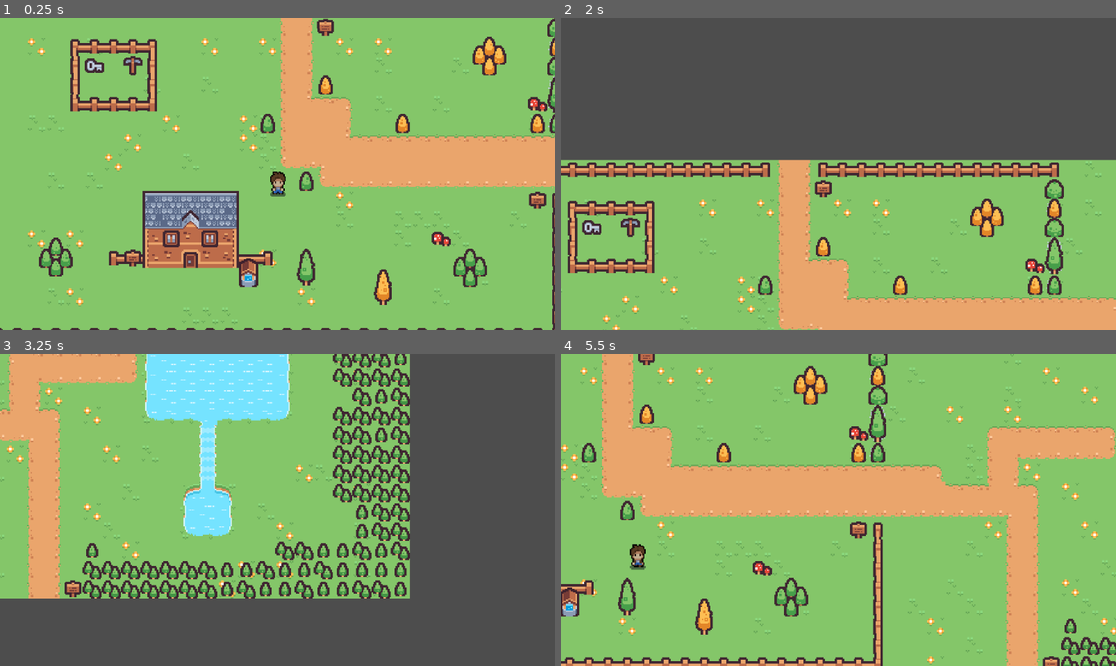
Above: before the commit, frames 1-4 (two rows, left to right).
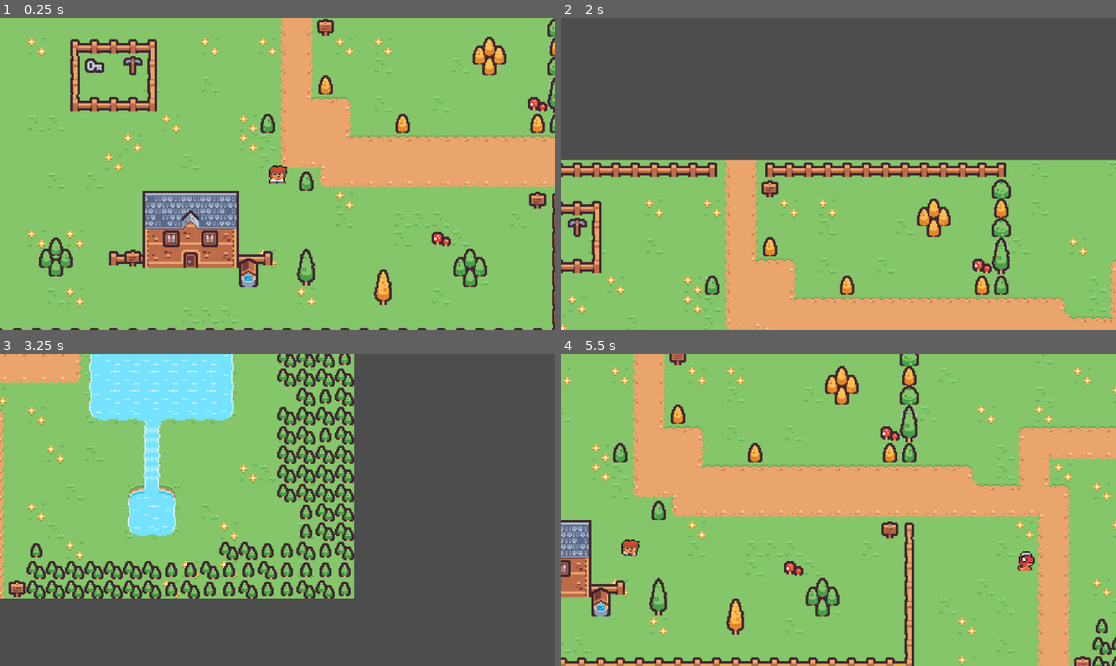
Above: after the commit, the same moments.

Repository: nicce/open-world
Game: Godot game, scene res://scenes/world.tscn
Same seed, same stepped clock (60 frames per second), same inputs: the game is played once before the commit and once after it.
Inputs:
- Up to frame 1 (0.25 s): no input
- Up to frame 2 (2 s): hold D (right) 0.53-1.28 s; hold T (shake) 0.53-1.28 s; hold S (down) from 1.28 s (still down); tap T (shake) at 1.35 s
- Up to frame 3 (3.25 s): release S (down) at 2.03 s; hold D (right) 2.03-2.78 s; hold T (shake) 2.03-2.78 s; hold W (up) from 2.78 s (still down); tap T (shake) at 2.85 s
- Up to frame 4 (5.5 s): release W (up) at 3.53 s; hold T (shake) 3.53-4.28 s; hold A (left) 3.53-5.03 s; tap T (shake) at 4.35 s; hold S (down) from 5.03 s (still down); hold T (shake) from 5.03 s (still down)

The runs differ from the first frame. In frame 1, 0.3% of the frame differs, in the area x 48-52%, y 47-58%; in frame 2, 17%; in frame 3, 30%, in the area x 0-74%, y 0-79%; in frame 4, 27%.

Commit message:
add enemy and new player

Diff:
--- a/scenes/lake_world.tscn
+++ b/scenes/lake_world.tscn
@@ -1,9 +1,10 @@
-[gd_scene load_steps=10 format=3 uid="uid://c2wfqw3vnr1c0"]
+[gd_scene load_steps=11 format=3 uid="uid://c2wfqw3vnr1c0"]
 
 [ext_resource type="Texture2D" uid="uid://3sbphia8gbli" path="res://art/tilesets/tiny_town_packed.png" id="1_0cead"]
 [ext_resource type="Script" path="res://scripts/lake_world.gd" id="1_40p0k"]
 [ext_resource type="Texture2D" uid="uid://dbvs6e6s7p6or" path="res://art/tilesets/tiny_battle_packed.png" id="1_tey5q"]
 [ext_resource type="Texture2D" uid="uid://bhjmnpg5pe4gv" path="res://art/tilesets/tiny_dungeon_packed.png" id="2_3a3dk"]
+[ext_resource type="PackedScene" uid="uid://cuyb4dyyii1nj" path="res://scenes/snake.tscn" id="5_j07yq"]
 
 [sub_resource type="TileSetAtlasSource" id="TileSetAtlasSource_4b2fp"]
 texture = ExtResource("1_tey5q")
@@ -3298,4 +3299,8 @@
 position = Vector2(6, -5)
 shape = SubResource("RectangleShape2D_uhc3h")
 
+[node name="Snake" parent="." instance=ExtResource("5_j07yq")]
+position = Vector2(329, 48)
+speed = 60.0
+
 [connection signal="body_entered" from="DetectionAreaLake" to="." method="_on_detection_area_lake_body_entered"]
--- a/scenes/player.tscn
+++ b/scenes/player.tscn
@@ -1,229 +1,203 @@
-[gd_scene load_steps=33 format=3 uid="uid://c8xkbjmxthcvl"]
+[gd_scene load_steps=29 format=3 uid="uid://c8xkbjmxthcvl"]
 
 [ext_resource type="Script" path="res://scripts/player.gd" id="1_s88sy"]
-[ext_resource type="Texture2D" uid="uid://6vabe4k51x7a" path="res://art/characters/player.png" id="1_y445f"]
 [ext_resource type="PackedScene" uid="uid://cecw6b2xcismr" path="res://scenes/advanced_camera.tscn" id="3_0t7ah"]
-
-[sub_resource type="AtlasTexture" id="AtlasTexture_2tl47"]
-atlas = ExtResource("1_y445f")
-region = Rect2(0, 432, 48, 48)
-
-[sub_resource type="AtlasTexture" id="AtlasTexture_lwy8l"]
-atlas = ExtResource("1_y445f")
-region = Rect2(48, 432, 48, 48)
-
-[sub_resource type="AtlasTexture" id="AtlasTexture_g04a7"]
-atlas = ExtResource("1_y445f")
-region = Rect2(96, 432, 48, 48)
-
-[sub_resource type="AtlasTexture" id="AtlasTexture_s3yjk"]
-atlas = ExtResource("1_y445f")
-region = Rect2(0, 0, 48, 48)
-
-[sub_resource type="AtlasTexture" id="AtlasTexture_dl5mb"]
-atlas = ExtResource("1_y445f")
-region = Rect2(48, 0, 48, 48)
-
-[sub_resource type="AtlasTexture" id="AtlasTexture_dyut7"]
-atlas = ExtResource("1_y445f")
-region = Rect2(96, 0, 48, 48)
-
-[sub_resource type="AtlasTexture" id="AtlasTexture_k3vp5"]
-atlas = ExtResource("1_y445f")
-region = Rect2(144, 0, 48, 48)
-
-[sub_resource type="AtlasTexture" id="AtlasTexture_ig11k"]
-atlas = ExtResource("1_y445f")
-region = Rect2(192, 0, 48, 48)
-
-[sub_resource type="AtlasTexture" id="AtlasTexture_n7tqn"]
-atlas = ExtResource("1_y445f")
-region = Rect2(240, 0, 48, 48)
-
-[sub_resource type="AtlasTexture" id="AtlasTexture_amlpa"]
-atlas = ExtResource("1_y445f")
-region = Rect2(0, 192, 48, 48)
-
-[sub_resource type="AtlasTexture" id="AtlasTexture_l2q1w"]
-atlas = ExtResource("1_y445f")
-region = Rect2(48, 192, 48, 48)
-
-[sub_resource type="AtlasTexture" id="AtlasTexture_4v5qe"]
-atlas = ExtResource("1_y445f")
-region = Rect2(96, 192, 48, 48)
-
-[sub_resource type="AtlasTexture" id="AtlasTexture_2ft64"]
-atlas = ExtResource("1_y445f")
-region = Rect2(144, 192, 48, 48)
-
-[sub_resource type="AtlasTexture" id="AtlasTexture_7hjcb"]
-atlas = ExtResource("1_y445f")
-region = Rect2(192, 192, 48, 48)
-
-[sub_resource type="AtlasTexture" id="AtlasTexture_wo433"]
-atlas = ExtResource("1_y445f")
-region = Rect2(240, 192, 48, 48)
-
-[sub_resource type="AtlasTexture" id="AtlasTexture_h7vaf"]
-atlas = ExtResource("1_y445f")
-region = Rect2(0, 240, 48, 48)
-
-[sub_resource type="AtlasTexture" id="AtlasTexture_357pr"]
-atlas = ExtResource("1_y445f")
-region = Rect2(48, 240, 48, 48)
-
-[sub_resource type="AtlasTexture" id="AtlasTexture_8kh0w"]
-atlas = ExtResource("1_y445f")
-region = Rect2(96, 240, 48, 48)
-
-[sub_resource type="AtlasTexture" id="AtlasTexture_wtjkw"]
-atlas = ExtResource("1_y445f")
-region = Rect2(144, 240, 48, 48)
-
-[sub_resource type="AtlasTexture" id="AtlasTexture_0dyug"]
-atlas = ExtResource("1_y445f")
-region = Rect2(192, 240, 48, 48)
-
-[sub_resource type="AtlasTexture" id="AtlasTexture_c243d"]
-atlas = ExtResource("1_y445f")
-region = Rect2(240, 240, 48, 48)
-
-[sub_resource type="AtlasTexture" id="AtlasTexture_vlnvg"]
-atlas = ExtResource("1_y445f")
-region = Rect2(0, 144, 48, 48)
-
-[sub_resource type="AtlasTexture" id="AtlasTexture_aqy8s"]
-atlas = ExtResource("1_y445f")
-region = Rect2(48, 144, 48, 48)
-
-[sub_resource type="AtlasTexture" id="AtlasTexture_emjws"]
-atlas = ExtResource("1_y445f")
-region = Rect2(96, 144, 48, 48)
-
-[sub_resource type="AtlasTexture" id="AtlasTexture_4aaos"]
-atlas = ExtResource("1_y445f")
-region = Rect2(144, 144, 48, 48)
-
-[sub_resource type="AtlasTexture" id="AtlasTexture_5uf3a"]
-atlas = ExtResource("1_y445f")
-region = Rect2(192, 144, 48, 48)
-
-[sub_resource type="AtlasTexture" id="AtlasTexture_xbo2w"]
-atlas = ExtResource("1_y445f")
-region = Rect2(240, 144, 48, 48)
+[ext_resource type="Texture2D" uid="uid://cqk3km5v2jj5t" path="res://art/characters/new_player.png" id="3_ockrc"]
+
+[sub_resource type="AtlasTexture" id="AtlasTexture_op3p6"]
+atlas = ExtResource("3_ockrc")
+region = Rect2(0, 0, 16, 16)
+
+[sub_resource type="AtlasTexture" id="AtlasTexture_etscu"]
+atlas = ExtResource("3_ockrc")
+region = Rect2(0, 96, 16, 16)
+
+[sub_resource type="AtlasTexture" id="AtlasTexture_csyak"]
+atlas = ExtResource("3_ockrc")
+region = Rect2(0, 32, 16, 16)
+
+[sub_resource type="AtlasTexture" id="AtlasTexture_by0ol"]
+atlas = ExtResource("3_ockrc")
+region = Rect2(32, 32, 16, 16)
+
+[sub_resource type="AtlasTexture" id="AtlasTexture_r1frl"]
+atlas = ExtResource("3_ockrc")
+region = Rect2(16, 32, 16, 16)
+
+[sub_resource type="AtlasTexture" id="AtlasTexture_clctr"]
+atlas = ExtResource("3_ockrc")
+region = Rect2(48, 32, 16, 16)
+
+[sub_resource type="AtlasTexture" id="AtlasTexture_xgbid"]
+atlas = ExtResource("3_ockrc")
+region = Rect2(48, 0, 16, 16)
+
+[sub_resource type="AtlasTexture" id="AtlasTexture_1oh40"]
+atlas = ExtResource("3_ockrc")
+region = Rect2(48, 16, 16, 16)
+
+[sub_resource type="AtlasTexture" id="AtlasTexture_3yaap"]
+atlas = ExtResource("3_ockrc")
+region = Rect2(48, 32, 16, 16)
+
+[sub_resource type="AtlasTexture" id="AtlasTexture_s4cje"]
+atlas = ExtResource("3_ockrc")
+region = Rect2(48, 48, 16, 16)
+
+[sub_resource type="AtlasTexture" id="AtlasTexture_4j2jp"]
+atlas = ExtResource("3_ockrc")
+region = Rect2(16, 0, 16, 16)
+
+[sub_resource type="AtlasTexture" id="AtlasTexture_vrkpt"]
+atlas = ExtResource("3_ockrc")
+region = Rect2(16, 16, 16, 16)
+
+[sub_resource type="AtlasTexture" id="AtlasTexture_1p6e8"]
+atlas = ExtResource("3_ockrc")
+region = Rect2(16, 32, 16, 16)
+
+[sub_resource type="AtlasTexture" id="AtlasTexture_1j3fv"]
+atlas = ExtResource("3_ockrc")
+region = Rect2(16, 48, 16, 16)
+
+[sub_resource type="AtlasTexture" id="AtlasTexture_wo45j"]
+atlas = ExtResource("3_ockrc")
+region = Rect2(0, 0, 16, 16)
+
+[sub_resource type="AtlasTexture" id="AtlasTexture_meaqo"]
+atlas = ExtResource("3_ockrc")
+region = Rect2(0, 16, 16, 16)
+
+[sub_resource type="AtlasTexture" id="AtlasTexture_t2xlp"]
+atlas = ExtResource("3_ockrc")
+region = Rect2(0, 32, 16, 16)
+
+[sub_resource type="AtlasTexture" id="AtlasTexture_il2wg"]
+atlas = ExtResource("3_ockrc")
+region = Rect2(0, 48, 16, 16)
+
+[sub_resource type="AtlasTexture" id="AtlasTexture_gmfh6"]
+atlas = ExtResource("3_ockrc")
+region = Rect2(32, 0, 16, 16)
+
+[sub_resource type="AtlasTexture" id="AtlasTexture_61c2p"]
+atlas = ExtResource("3_ockrc")
+region = Rect2(32, 16, 16, 16)
+
+[sub_resource type="AtlasTexture" id="AtlasTexture_dpxyp"]
+atlas = ExtResource("3_ockrc")
+region = Rect2(32, 32, 16, 16)
+
+[sub_resource type="AtlasTexture" id="AtlasTexture_lbxu8"]
+atlas = ExtResource("3_ockrc")
+region = Rect2(32, 48, 16, 16)
 
 [sub_resource type="SpriteFrames" id="SpriteFrames_sy2kl"]
 animations = [{
 "frames": [{
 "duration": 1.0,
-"texture": SubResource("AtlasTexture_2tl47")
-}, {
-"duration": 1.0,
-"texture": SubResource("AtlasTexture_lwy8l")
-}, {
-"duration": 1.0,
-"texture": SubResource("AtlasTexture_g04a7")
-}],
-"loop": false,
+"texture": SubResource("AtlasTexture_op3p6")
+}, {
+"duration": 1.0,
+"texture": SubResource("AtlasTexture_etscu")
+}],
+"loop": true,
 "name": &"death",
-"speed": 3.0
-}, {
-"frames": [{
-"duration": 1.0,
-"texture": SubResource("AtlasTexture_s3yjk")
-}, {
-"duration": 1.0,
-"texture": SubResource("AtlasTexture_dl5mb")
-}, {
-"duration": 1.0,
-"texture": SubResource("AtlasTexture_dyut7")
-}, {
-"duration": 1.0,
-"texture": SubResource("AtlasTexture_k3vp5")
-}, {
-"duration": 1.0,
-"texture": SubResource("AtlasTexture_ig11k")
-}, {
-"duration": 1.0,
-"texture": SubResource("AtlasTexture_n7tqn")
+"speed": 2.0
+}, {
+"frames": [{
+"duration": 1.0,
+"texture": SubResource("AtlasTexture_csyak")
+}, {
+"duration": 1.0,
+"texture": SubResource("AtlasTexture_by0ol")
+}, {
+"duration": 1.0,
+"texture": SubResource("AtlasTexture_r1frl")
+}, {
+"duration": 1.0,
+"texture": SubResource("AtlasTexture_clctr")
 }],
 "loop": true,
 "name": &"idle",
-"speed": 6.0
-}, {
-"frames": [{
-"duration": 1.0,
-"texture": SubResource("AtlasTexture_amlpa")
-}, {
-"duration": 1.0,
-"texture": SubResource("AtlasTexture_l2q1w")
-}, {
-"duration": 1.0,
-"texture": SubResource("AtlasTexture_4v5qe")
-}, {
-"duration": 1.0,
-"texture": SubResource("AtlasTexture_2ft64")
-}, {
-"duration": 1.0,
-"texture": SubResource("AtlasTexture_7hjcb")
-}, {
-"duration": 1.0,
-"texture": SubResource("AtlasTexture_wo433")
+"speed": 2.0
+}, {
+"frames": [{
+"duration": 1.0,
+"texture": SubResource("AtlasTexture_xgbid")
+}, {
+"duration": 1.0,
+"texture": SubResource("AtlasTexture_1oh40")
+}, {
+"duration": 1.0,
+"texture": SubResource("AtlasTexture_3yaap")
+}, {
+"duration": 1.0,
+"texture": SubResource("AtlasTexture_s4cje")
 }],
 "loop": true,
 "name": &"walk_east",
-"speed": 6.0
-}, {
-"frames": [{
-"duration": 1.0,
-"texture": SubResource("AtlasTexture_h7vaf")
-}, {
-"duration": 1.0,
-"texture": SubResource("AtlasTexture_357pr")
-}, {
-"duration": 1.0,
-"texture": SubResource("AtlasTexture_8kh0w")
-}, {
-"duration": 1.0,
-"texture": SubResource("AtlasTexture_wtjkw")
-}, {
-"duration": 1.0,
-"texture": SubResource("AtlasTexture_0dyug")
-}, {
-"duration": 1.0,
-"texture": SubResource("AtlasTexture_c243d")
+"speed": 4.0
+}, {
+"frames": [{
+"duration": 1.0,
+"texture": SubResource("AtlasTexture_4j2jp")
+}, {
+"duration": 1.0,
+"texture": SubResource("AtlasTexture_vrkpt")
+}, {
+"duration": 1.0,
+"texture": SubResource("AtlasTexture_1p6e8")
+}, {
+"duration": 1.0,
+"texture": SubResource("AtlasTexture_1j3fv")
 }],
 "loop": true,
 "name": &"walk_north",
-"speed": 6.0
-}, {
-"frames": [{
-"duration": 1.0,
-"texture": SubResource("AtlasTexture_vlnvg")
-}, {
-"duration": 1.0,
-"texture": SubResource("AtlasTexture_aqy8s")
-}, {
-"duration": 1.0,
-"texture": SubResource("AtlasTexture_emjws")
-}, {
-"duration": 1.0,
-"texture": SubResource("AtlasTexture_4aaos")
-}, {
-"duration": 1.0,
-"texture": SubResource("AtlasTexture_5uf3a")
-}, {
-"duration": 1.0,
-"texture": SubResource("AtlasTexture_xbo2w")
+"speed": 4.0
+}, {
+"frames": [{
+"duration": 1.0,
+"texture": SubResource("AtlasTexture_wo45j")
+}, {
+"duration": 1.0,
+"texture": SubResource("AtlasTexture_meaqo")
+}, {
+"duration": 1.0,
+"texture": SubResource("AtlasTexture_t2xlp")
+}, {
+"duration": 1.0,
+"texture": SubResource("AtlasTexture_il2wg")
 }],
 "loop": true,
 "name": &"walk_south",
-"speed": 6.0
+"speed": 4.0
+}, {
+"frames": [{
+"duration": 1.0,
+"texture": SubResource("AtlasTexture_gmfh6")
+}, {
+"duration": 1.0,
+"texture": SubResource("AtlasTexture_61c2p")
+}, {
+"duration": 1.0,
+"texture": SubResource("AtlasTexture_dpxyp")
+}, {
+"duration": 1.0,
+"texture": SubResource("AtlasTexture_lbxu8")
+}],
+"loop": true,
+"name": &"walk_west",
+"speed": 4.0
 }]
 
 [sub_resource type="CapsuleShape2D" id="CapsuleShape2D_bkdk2"]
-radius = 8.0
-height = 18.0
+radius = 7.0
+height = 16.0
+
+[sub_resource type="CapsuleShape2D" id="CapsuleShape2D_34yxb"]
+radius = 7.0
+height = 16.0
 
 [node name="Player" type="CharacterBody2D"]
 y_sort_enabled = true
@@ -232,13 +206,19 @@
 
 [node name="AnimatedSprite2D" type="AnimatedSprite2D" parent="."]
 sprite_frames = SubResource("SpriteFrames_sy2kl")
-animation = &"death"
-autoplay = "idle"
+animation = &"idle"
 
 [node name="CollisionShape2D" type="CollisionShape2D" parent="."]
-position = Vector2(1, 9)
 shape = SubResource("CapsuleShape2D_bkdk2")
 
 [node name="AdvancedCamera" parent="." instance=ExtResource("3_0t7ah")]
 decay = 0.6
 amplitude = 30.0
+
+[node name="Hitbox" type="Area2D" parent="."]
+collision_layer = 2
+
+[node name="CollisionShape2D" type="CollisionShape2D" parent="Hitbox"]
+shape = SubResource("CapsuleShape2D_34yxb")
+
+[connection signal="body_entered" from="Hitbox" to="." method="_on_hitbox_body_entered"]
--- /dev/null
+++ b/scenes/snake.tscn
@@ -0,0 +1,193 @@
+[gd_scene load_steps=25 format=3 uid="uid://cuyb4dyyii1nj"]
+
+[ext_resource type="Script" path="res://scripts/snake.gd" id="1_p2ss3"]
+[ext_resource type="Texture2D" uid="uid://dvfb8ftt8pskw" path="res://art/characters/Snake.png" id="1_tha0f"]
+
+[sub_resource type="AtlasTexture" id="AtlasTexture_3h2hx"]
+atlas = ExtResource("1_tha0f")
+region = Rect2(32, 0, 16, 16)
+
+[sub_resource type="AtlasTexture" id="AtlasTexture_12hua"]
+atlas = ExtResource("1_tha0f")
+region = Rect2(48, 0, 16, 16)
+
+[sub_resource type="AtlasTexture" id="AtlasTexture_vnlqc"]
+atlas = ExtResource("1_tha0f")
+region = Rect2(48, 0, 16, 16)
+
+[sub_resource type="AtlasTexture" id="AtlasTexture_kclq3"]
+atlas = ExtResource("1_tha0f")
+region = Rect2(48, 16, 16, 16)
+
+[sub_resource type="AtlasTexture" id="AtlasTexture_jrusi"]
+atlas = ExtResource("1_tha0f")
+region = Rect2(48, 48, 16, 16)
+
+[sub_resource type="AtlasTexture" id="AtlasTexture_wgd7w"]
+atlas = ExtResource("1_tha0f")
+region = Rect2(48, 32, 16, 16)
+
+[sub_resource type="AtlasTexture" id="AtlasTexture_f2bm3"]
+atlas = ExtResource("1_tha0f")
+region = Rect2(16, 0, 16, 16)
+
+[sub_resource type="AtlasTexture" id="AtlasTexture_q66o3"]
+atlas = ExtResource("1_tha0f")
+region = Rect2(16, 16, 16, 16)
+
+[sub_resource type="AtlasTexture" id="AtlasTexture_87rfl"]
+atlas = ExtResource("1_tha0f")
+region = Rect2(16, 32, 16, 16)
+
+[sub_resource type="AtlasTexture" id="AtlasTexture_o2nqw"]
+atlas = ExtResource("1_tha0f")
+region = Rect2(16, 48, 16, 16)
+
+[sub_resource type="AtlasTexture" id="AtlasTexture_euqhb"]
+atlas = ExtResource("1_tha0f")
+region = Rect2(0, 0, 16, 16)
+
+[sub_resource type="AtlasTexture" id="AtlasTexture_ebfr3"]
+atlas = ExtResource("1_tha0f")
+region = Rect2(0, 16, 16, 16)
+
+[sub_resource type="AtlasTexture" id="AtlasTexture_d26t6"]
+atlas = ExtResource("1_tha0f")
+region = Rect2(0, 32, 16, 16)
+
+[sub_resource type="AtlasTexture" id="AtlasTexture_k1ok5"]
+atlas = ExtResource("1_tha0f")
+region = Rect2(0, 48, 16, 16)
+
+[sub_resource type="AtlasTexture" id="AtlasTexture_e67u3"]
+atlas = ExtResource("1_tha0f")
+region = Rect2(32, 0, 16, 16)
+
+[sub_resource type="AtlasTexture" id="AtlasTexture_jj7gw"]
+atlas = ExtResource("1_tha0f")
+region = Rect2(32, 16, 16, 16)
+
+[sub_resource type="AtlasTexture" id="AtlasTexture_sqh21"]
+atlas = ExtResource("1_tha0f")
+region = Rect2(32, 32, 16, 16)
+
+[sub_resource type="AtlasTexture" id="AtlasTexture_h1gi5"]
+atlas = ExtResource("1_tha0f")
+region = Rect2(32, 48, 16, 16)
+
+[sub_resource type="SpriteFrames" id="SpriteFrames_x4xli"]
+animations = [{
+"frames": [{
+"duration": 1.0,
+"texture": SubResource("AtlasTexture_3h2hx")
+}, {
+"duration": 1.0,
+"texture": SubResource("AtlasTexture_12hua")
+}],
+"loop": true,
+"name": &"idle",
+"speed": 2.0
+}, {
+"frames": [{
+"duration": 1.0,
+"texture": SubResource("AtlasTexture_vnlqc")
+}, {
+"duration": 1.0,
+"texture": SubResource("AtlasTexture_kclq3")
+}, {
+"duration": 1.0,
+"texture": SubResource("AtlasTexture_jrusi")
+}, {
+"duration": 1.0,
+"texture": SubResource("AtlasTexture_wgd7w")
+}],
+"loop": true,
+"name": &"move_east",
+"speed": 4.0
+}, {
+"frames": [{
+"duration": 1.0,
+"texture": SubResource("AtlasTexture_f2bm3")
+}, {
+"duration": 1.0,
+"texture": SubResource("AtlasTexture_q66o3")
+}, {
+"duration": 1.0,
+"texture": SubResource("AtlasTexture_87rfl")
+}, {
+"duration": 1.0,
+"texture": SubResource("AtlasTexture_o2nqw")
+}],
+"loop": true,
+"name": &"move_north",
+"speed": 4.0
+}, {
+"frames": [{
+"duration": 1.0,
+"texture": SubResource("AtlasTexture_euqhb")
+}, {
+"duration": 1.0,
+"texture": SubResource("AtlasTexture_ebfr3")
+}, {
+"duration": 1.0,
+"texture": SubResource("AtlasTexture_d26t6")
+}, {
+"duration": 1.0,
+"texture": SubResource("AtlasTexture_k1ok5")
+}],
+"loop": true,
+"name": &"move_south",
+"speed": 4.0
+}, {
+"frames": [{
+"duration": 1.0,
+"texture": SubResource("AtlasTexture_e67u3")
+}, {
+"duration": 1.0,
+"texture": SubResource("AtlasTexture_jj7gw")
+}, {
+"duration": 1.0,
+"texture": SubResource("AtlasTexture_sqh21")
+}, {
+"duration": 1.0,
+"texture": SubResource("AtlasTexture_h1gi5")
+}],
+"loop": true,
+"name": &"move_west",
+"speed": 4.0
+}]
+
+[sub_resource type="CapsuleShape2D" id="CapsuleShape2D_unp06"]
+radius = 6.0
+height = 16.0
+
+[sub_resource type="CapsuleShape2D" id="CapsuleShape2D_iewt1"]
+radius = 7.0
+height = 18.0
+
+[sub_resource type="CircleShape2D" id="CircleShape2D_ndj6b"]
+radius = 65.0308
+
+[node name="Snake" type="CharacterBody2D"]
+script = ExtResource("1_p2ss3")
+
+[node name="AnimatedSprite2D" type="AnimatedSprite2D" parent="."]
+sprite_frames = SubResource("SpriteFrames_x4xli")
+animation = &"move_south"
+
+[node name="CollisionShape2D" type="CollisionShape2D" parent="."]
+shape = SubResource("CapsuleShape2D_unp06")
+
+[node name="Hitbox" type="Area2D" parent="."]
+
+[node name="CollisionShape2D" type="CollisionShape2D" parent="Hitbox"]
+shape = SubResource("CapsuleShape2D_iewt1")
+
+[node name="DetectionArea" type="Area2D" parent="."]
+collision_mask = 2
+
+[node name="CollisionShape2D" type="CollisionShape2D" parent="DetectionArea"]
+shape = SubResource("CircleShape2D_ndj6b")
+
+[connection signal="body_entered" from="DetectionArea" to="." method="_on_detection_area_body_entered"]
+[connection signal="body_exited" from="DetectionArea" to="." method="_on_detection_area_body_exited"]
--- a/scripts/player.gd
+++ b/scripts/player.gd
@@ -1,6 +1,7 @@
 extends CharacterBody2D
 
-const SPEED = 80.0
+@export var speed = 80.0
+
 const IDLE_STATE = "idle"
 const WALKING_STATE = "walking"
 
@@ -14,7 +15,7 @@
 	elif direction.x != 0 or direction.y != 0:
 		player_state = WALKING_STATE
 
-	velocity = direction * SPEED
+	velocity = direction * speed
 	move_and_slide()
 
 	play_animation(direction)
@@ -33,3 +34,8 @@
 			$AnimatedSprite2D.play("walk_east")
 		elif dir.x == 1:
 			$AnimatedSprite2D.play("walk_east")
+
+
+
+func _on_hitbox_body_entered(body):
+	pass # add screen shake
--- /dev/null
+++ b/scripts/snake.gd
@@ -0,0 +1,43 @@
+extends CharacterBody2D
+
+@export var speed = 70.0
+@export var health = 100
+
+var damage: int
+var player: CharacterBody2D
+
+var dead = false
+var player_in_area = false
+
+
+func _physics_process(delta):
+	if !dead:
+		$DetectionArea/CollisionShape2D.disabled = false
+		if player_in_area:
+			var direction = player.position - position
+			velocity = (direction * speed).normalized() / delta
+			var angle_degrees = rad_to_deg(direction.angle())
+			print(angle_degrees)
+
+			if (angle_degrees > -45 and angle_degrees <= 45):
+				$AnimatedSprite2D.play("move_east")
+			elif (angle_degrees > 45 and angle_degrees <= 135):
+				$AnimatedSprite2D.play("move_south")
+			elif (angle_degrees > -135 and angle_degrees <= -45):
+				$AnimatedSprite2D.play("move_north")
+			else:
+				$AnimatedSprite2D.play("move_west")
+			move_and_slide()
+		else:
+			$AnimatedSprite2D.play("idle")
+	else:
+		queue_free()
+
+
+func _on_detection_area_body_entered(body):
+	player = body
+	player_in_area = true
+
+
+func _on_detection_area_body_exited(body):
+	player_in_area = false
Binary file added: art/characters/Snake.png
Not shown, added: art/characters/Snake.png.import
Binary file added: art/characters/new_player.png
Not shown, added: art/characters/new_player.png.import
